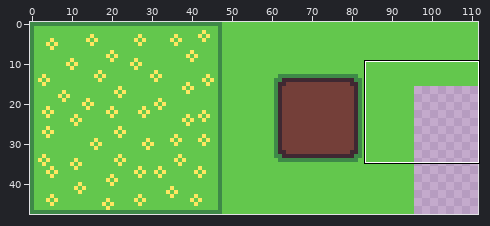
Sprite sheet -- background.png. The first picture is a wide view before the edit; the outline marks the close-up.
Close-up. Before the commit:
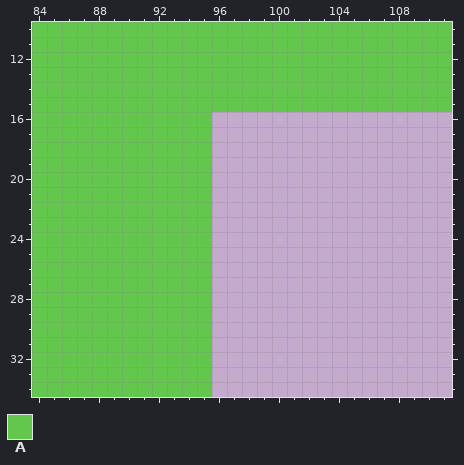
The file is 112x48 pixels. Shown: x 84..111, y 10..34.
Palette (. is transparent): A #63c74d
Pixels before, first column x 84:
10 AAAAAAAAAAAAAAAAAAAAAAAAAAAA
11 AAAAAAAAAAAAAAAAAAAAAAAAAAAA
12 AAAAAAAAAAAAAAAAAAAAAAAAAAAA
13 AAAAAAAAAAAAAAAAAAAAAAAAAAAA
14 AAAAAAAAAAAAAAAAAAAAAAAAAAAA
15 AAAAAAAAAAAAAAAAAAAAAAAAAAAA
16 AAAAAAAAAAAA................
17 AAAAAAAAAAAA................
18 AAAAAAAAAAAA................
19 AAAAAAAAAAAA................
20 AAAAAAAAAAAA................
21 AAAAAAAAAAAA................
22 AAAAAAAAAAAA................
23 AAAAAAAAAAAA................
24 AAAAAAAAAAAA................
25 AAAAAAAAAAAA................
26 AAAAAAAAAAAA................
27 AAAAAAAAAAAA................
28 AAAAAAAAAAAA................
29 AAAAAAAAAAAA................
30 AAAAAAAAAAAA................
31 AAAAAAAAAAAA................
32 AAAAAAAAAAAA................
33 AAAAAAAAAAAA................
34 AAAAAAAAAAAA................
After the commit:
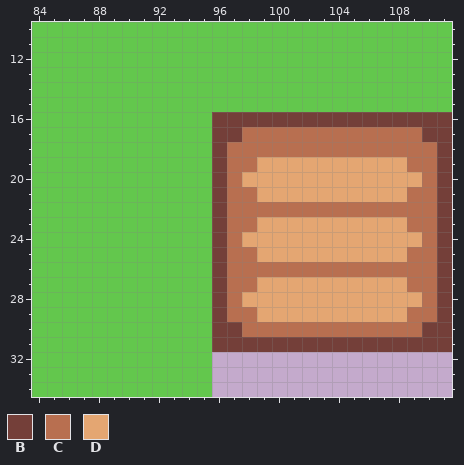
Colours new in this view: B #743f39  C #b86f50  D #e4a672
What changed:
Changed rows in their new state; - is an unchanged pixel.
first column x 96:
16 BBBBBBBBBBBBBBBB
17 BBCCCCCCCCCCCCBB
18 BCCCCCCCCCCCCCCB
19 BCCDDDDDDDDDDCCB
20 BCDDDDDDDDDDDDCB
21 BCCDDDDDDDDDDCCB
22 BCCCCCCCCCCCCCCB
23 BCCDDDDDDDDDDCCB
24 BCDDDDDDDDDDDDCB
25 BCCDDDDDDDDDDCCB
26 BCCCCCCCCCCCCCCB
27 BCCDDDDDDDDDDCCB
28 BCDDDDDDDDDDDDCB
29 BCCDDDDDDDDDDCCB
30 BBCCCCCCCCCCCCBB
31 BBBBBBBBBBBBBBBB
Boxes around the changes in both close-ups, in picture pixels (x1, y1, x2, y2):
added: (212, 112, 452, 352)
